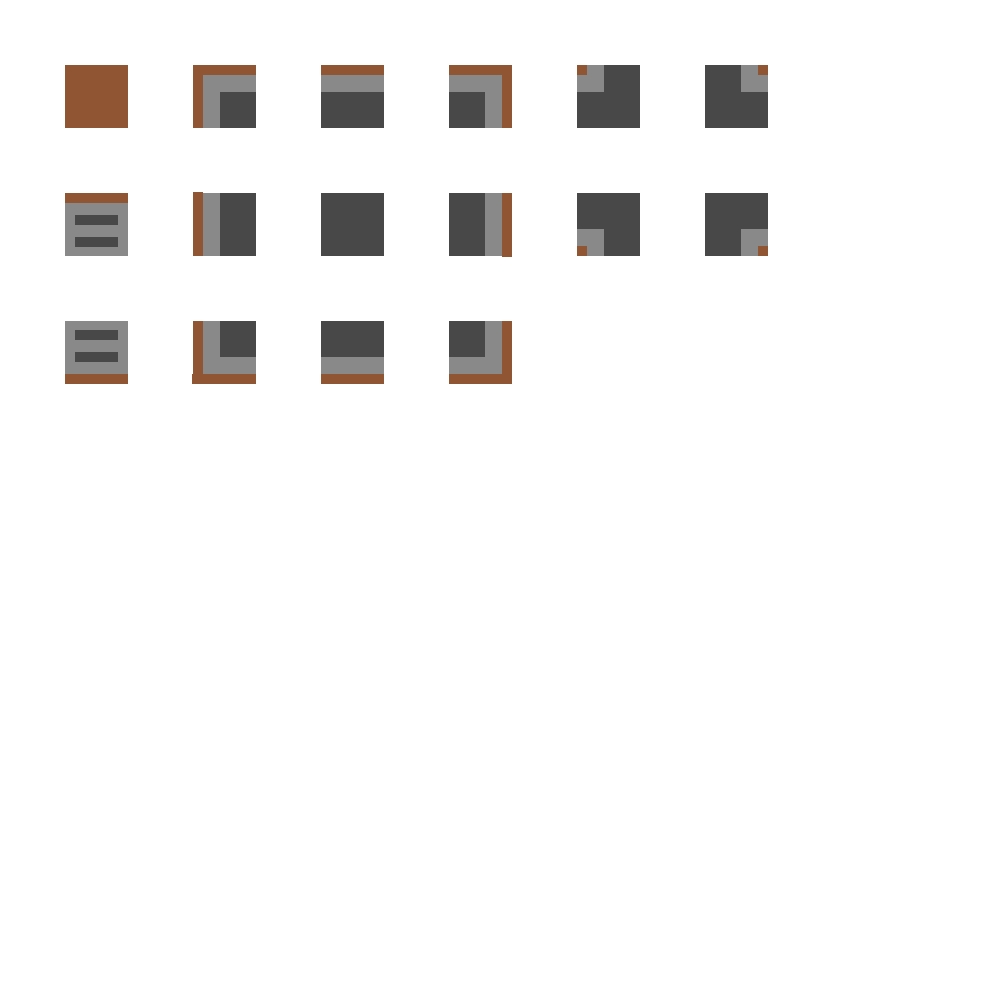
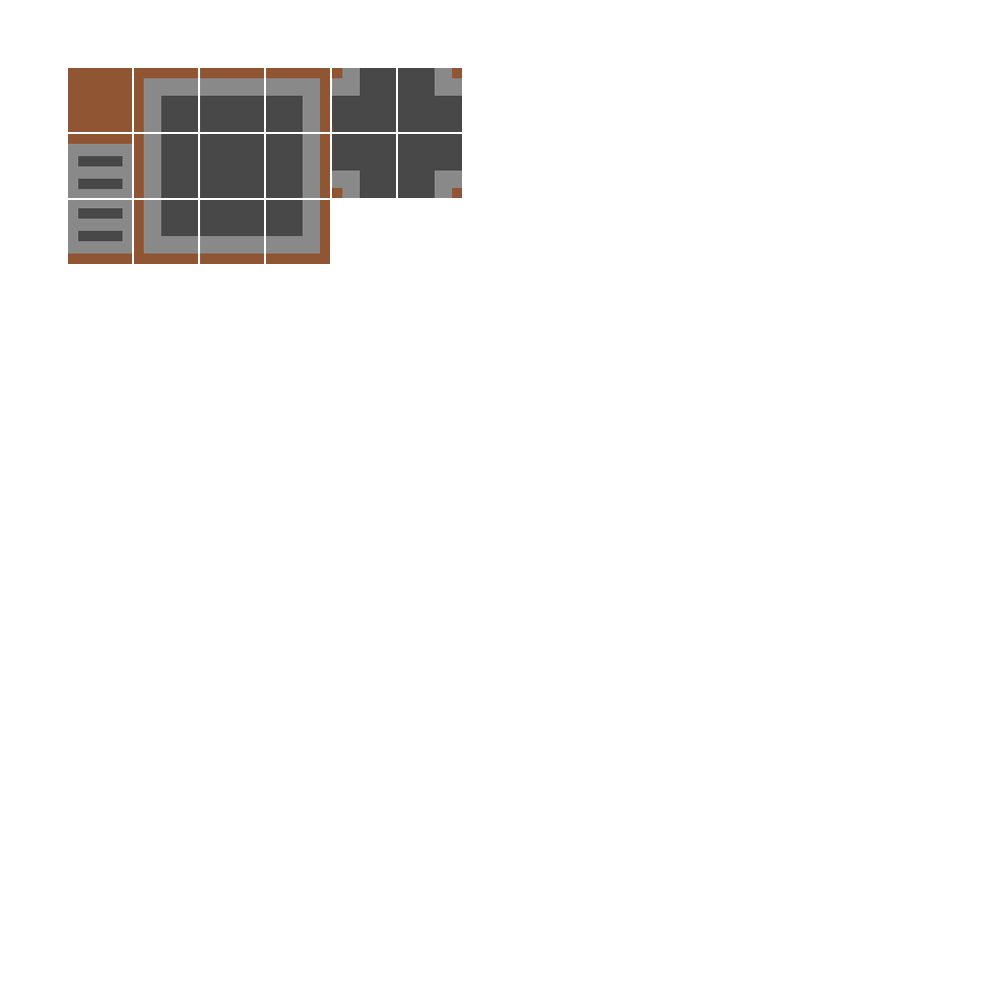
Revision of a layered 1000×1000 image; what changed, layer by layer:
removed layer "Layer 1" over (65, 321, 128, 384)
painted on "Fill" over (65, 65, 768, 384)
